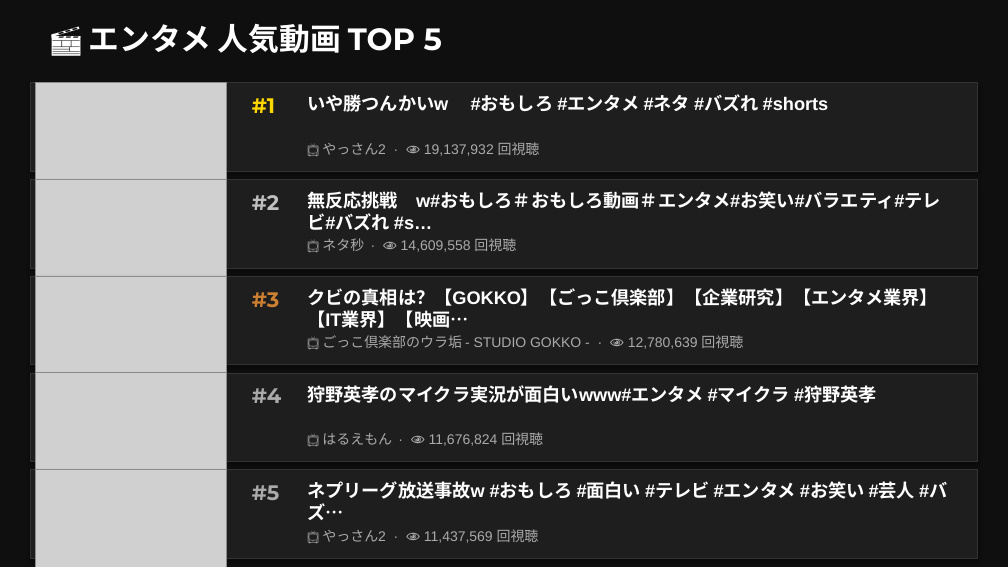
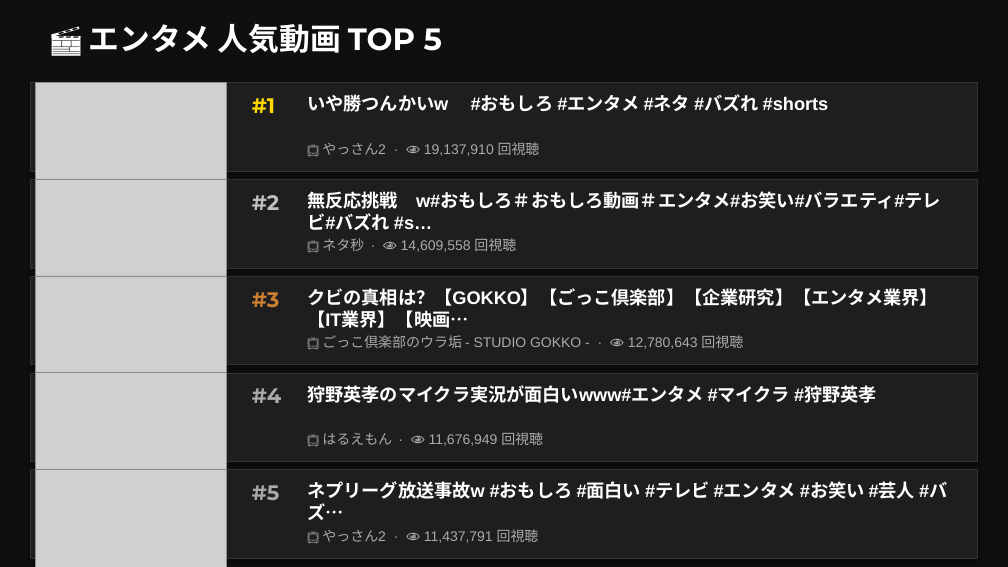
Before and after one commit to asaneasaburo0910-hub/youtube-crawler, a slide deck: slide 12 of youtube_ranking_20260509.pptx. Drawn at 1008x567 pixels with LibreOffice and Linux fonts; fonts in the diff are those of the drawing; grey boxes stand for pictures. Boxes give left, top, right and bottom in pixels: in the first picture for what was removed or moved away, otherwise in the second. Text is boxed around its words. In the diff, an @@ line names an element or a change of style, - is before the commit and + after.

```diff
--- a/youtube_ranking_20260509.pptx
+++ b/youtube_ranking_20260509.pptx
@@ text at <box>322,142,540,156</box>: text changed @@
-📺 やっさん2 · 👁 19,137,932 回視聴
+📺 やっさん2 · 👁 19,137,910 回視聴
@@ text at <box>322,335,743,349</box>: text changed @@
-📺 ごっこ倶楽部のウラ垢 - STUDIO GOKKO - · 👁 12,780,639 回視聴
+📺 ごっこ倶楽部のウラ垢 - STUDIO GOKKO - · 👁 12,780,643 回視聴
@@ text at <box>322,432,543,446</box>: text changed @@
-📺 はるえもん · 👁 11,676,824 回視聴
+📺 はるえもん · 👁 11,676,949 回視聴
@@ text at <box>322,529,539,543</box>: text changed @@
-📺 やっさん2 · 👁 11,437,569 回視聴
+📺 やっさん2 · 👁 11,437,791 回視聴
```
Also in this commit, not shown: 13 other slides changed.
